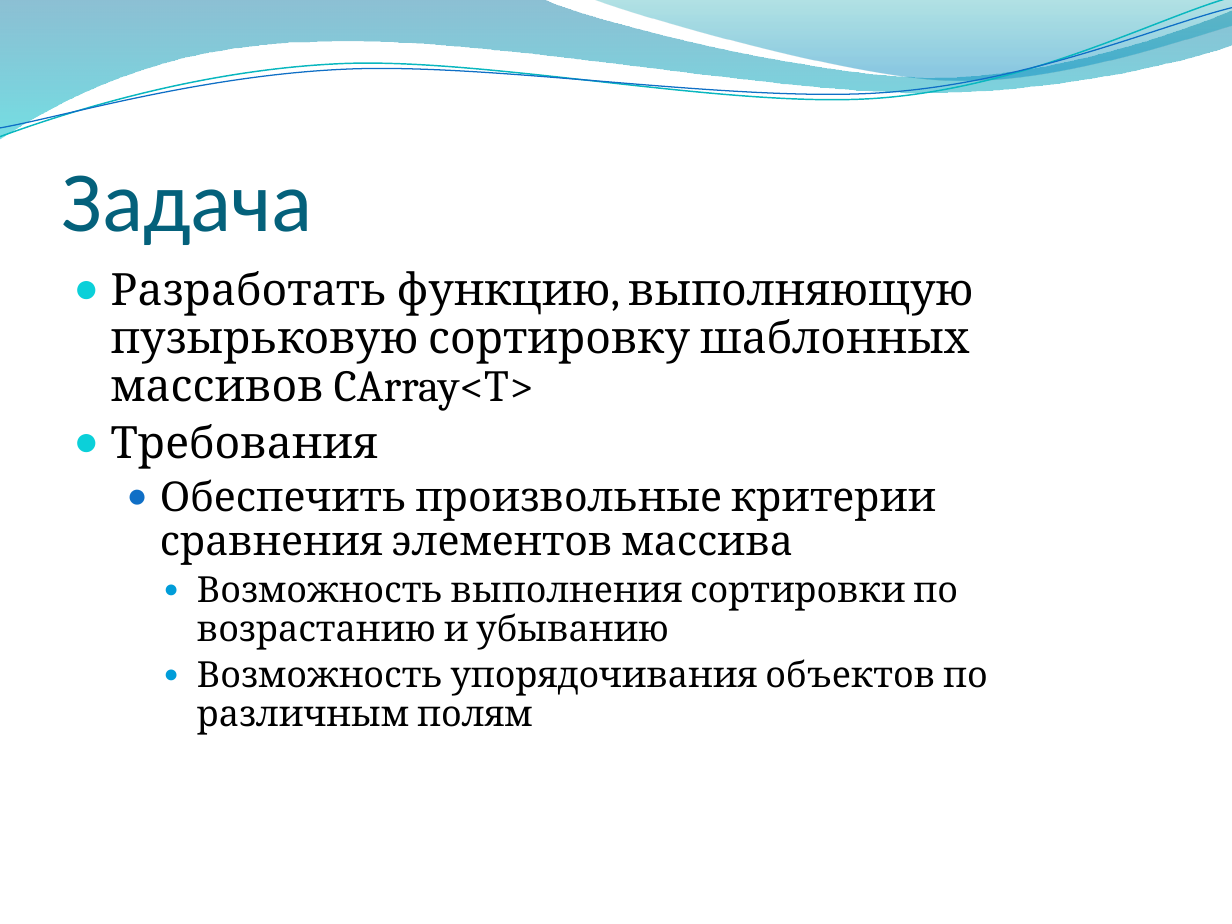
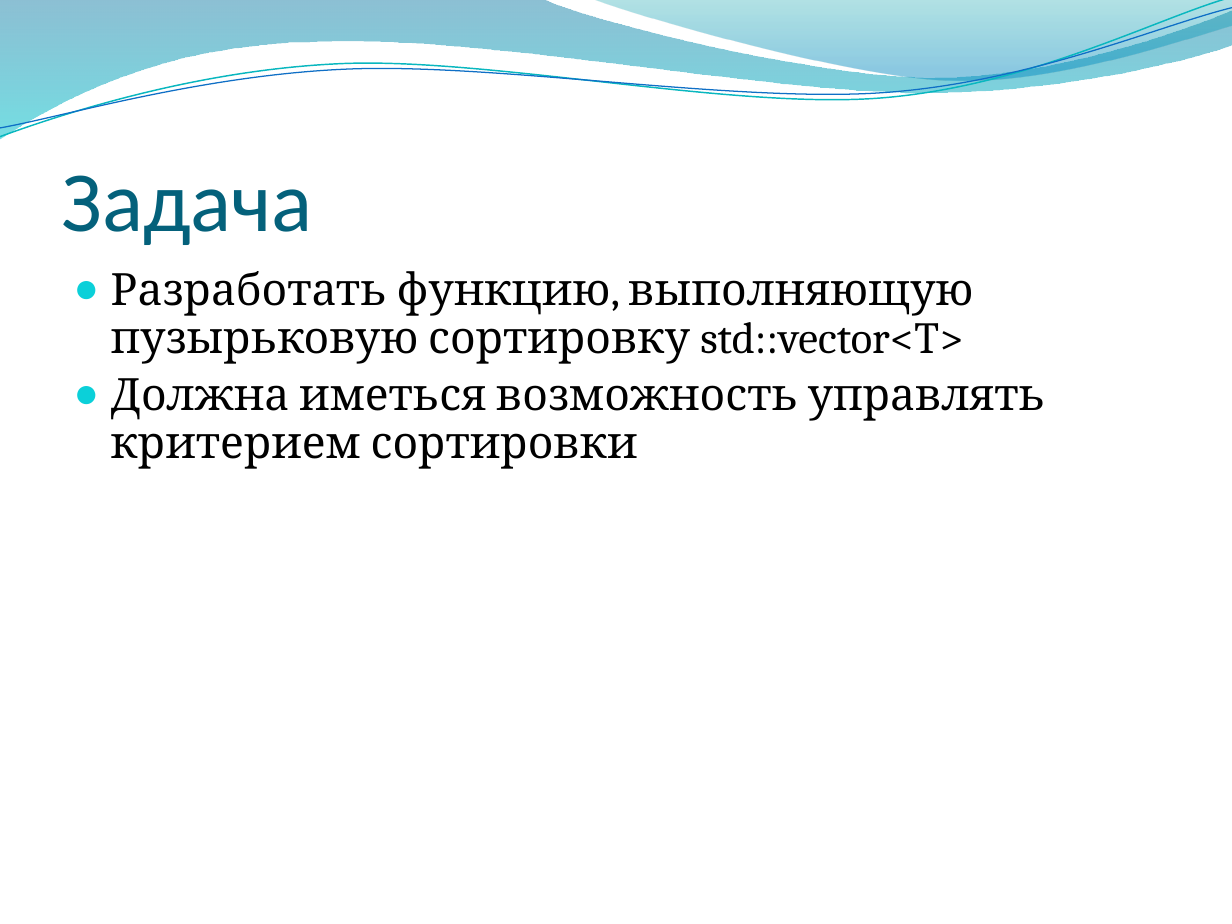
Before and after one commit to alexey-malov/oop, a slide deck: slide 36 of lectures/06/Обобщенное программирование, шаблоны.pptx (slide 33 before the commit). Drawn at 1232x924 pixels with LibreOffice and Linux fonts; fonts in the diff are those of the drawing; background and template pictures are left out. Boxes give left, top, right and bottom in pixels: in the first picture for what was removed or moved away, otherwise in the second. Text is boxed around its words. In the diff, an @@ line names an element or a change of style, - is before the commit and + after.

```diff
--- a/lectures/06/Обобщенное программирование, шаблоны.pptx
+++ b/lectures/06/Обобщенное программирование, шаблоны.pptx
@@ text at [111, 271, 1045, 469]: text changed; size 21 to 26 pt @@
-● Разработать функцию, выполняющую пузырьковую сортировку шаблонных массивов CArray<T>
-● Требования
-  ● Обеспечить произвольные критерии сравнения элементов массива
-    ● Возможность выполнения сортировки по возрастанию и убыванию
-    ● Возможность упорядочивания объектов по различным полям
+● Разработать функцию, выполняющую пузырьковую сортировку std::vector<T>
+● Должна иметься возможность управлять критерием сортировки
```
Also in this commit, not shown: 2 other slides changed, 11 slides added, 3 slides removed, 2 other files.
